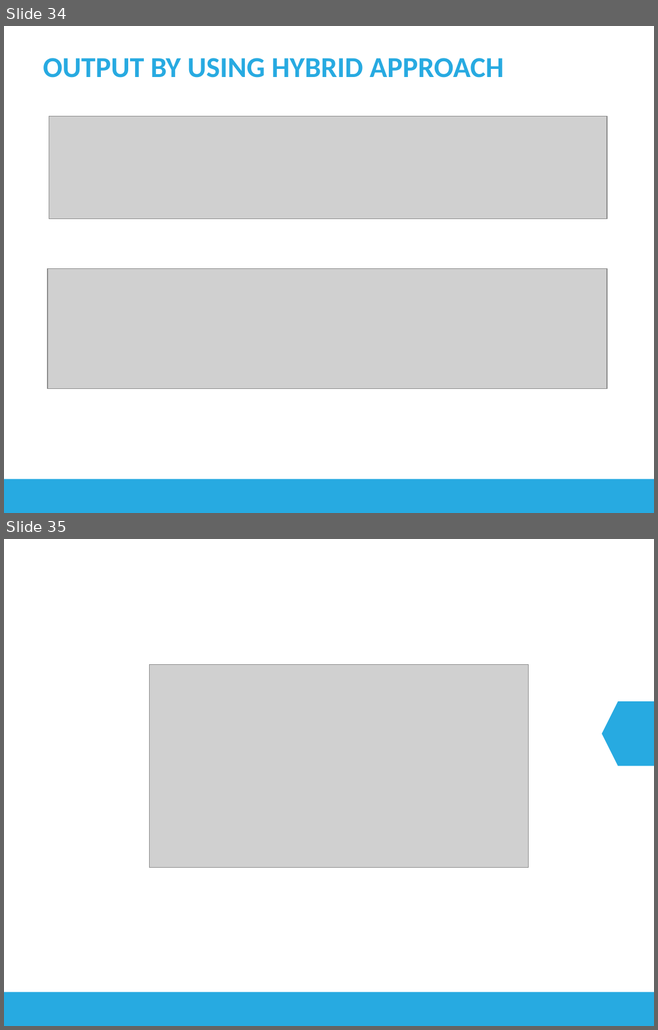
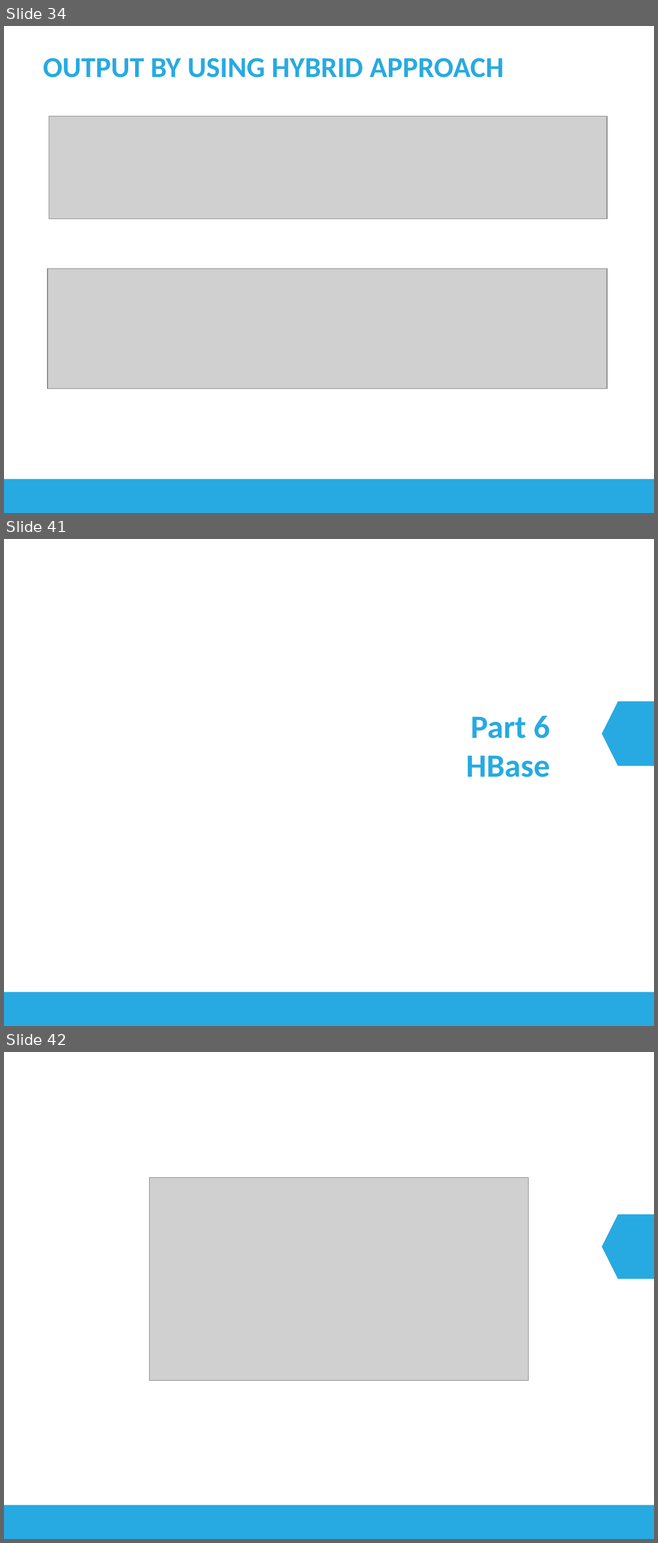
Before and after one commit to longhuynh/BigData, a slide deck: docs/Presentation.pptx. Shown one above the other, each under a label of ours: slides 34 and 35 before the commit, slides 34, 41 and 42 after it; the slides between them are not shown. The pictures are 658x1030 and 658x1543 pixels, drawn with LibreOffice and Linux fonts; fonts in the diff are those of the drawing; grey boxes stand for pictures. Boxes give left, top, right and bottom in pixels: in the first picture for what was removed or moved away, otherwise in the second. Text is boxed around its words. In the diff, an @@ line names an element or a change of style, - is before the commit and + after.

Commit message:
hbase project

```diff
--- a/docs/Presentation.pptx
+++ b/docs/Presentation.pptx
@@ slide 41 added at <box>4,539,654,1026</box>, background #FFFFFF; not listed: 2 template elements that a slide beside it also shows @@
@@ title added at <box>466,715,550,777</box>, 36 pt, text #27AAE1, bold @@
+Part 6
+HBase
@@ what was slide 35 is now slide 42 @@
```
Also in this commit, not shown: 1 slide changed, 6 other slides added.
